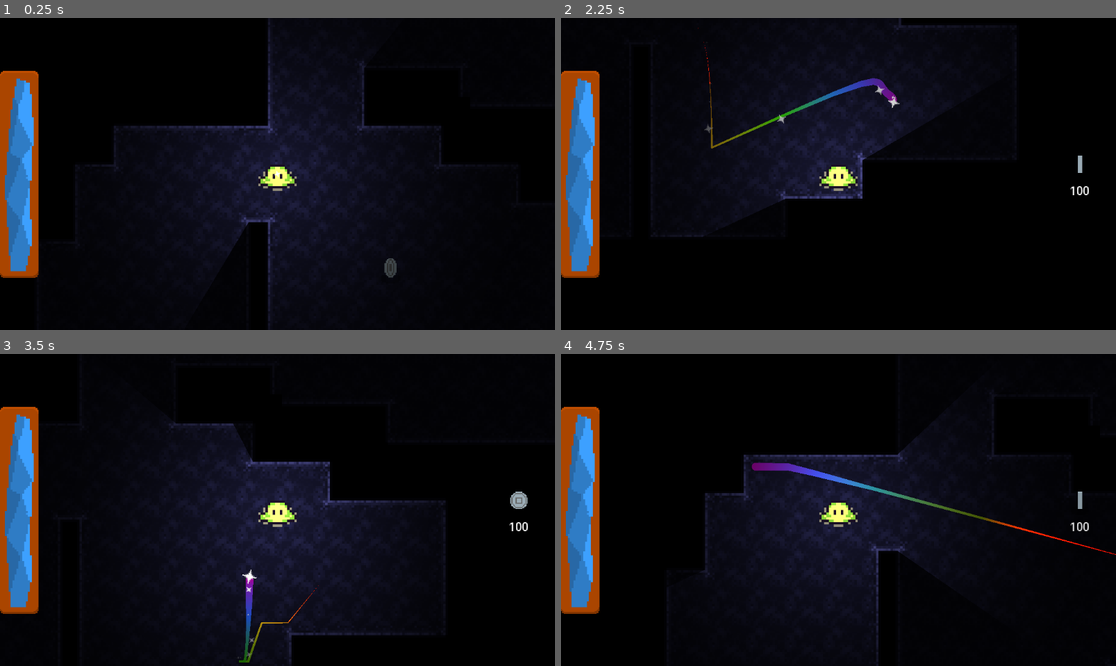
Above: before the commit, frames 1-4 (two rows, left to right).
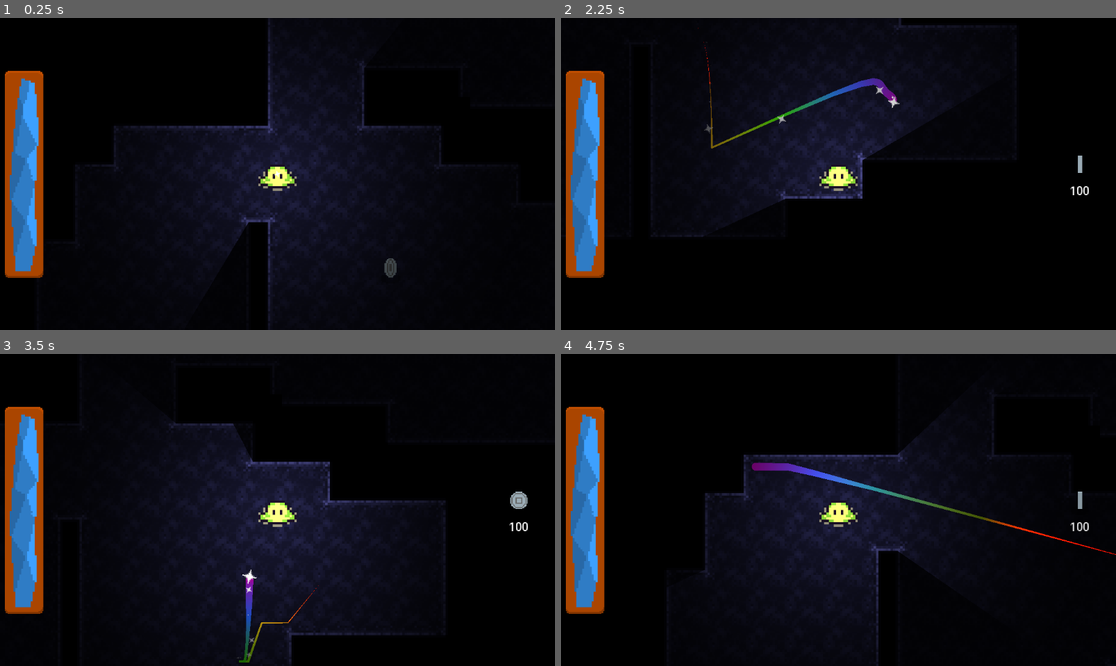
Above: after the commit, the same moments.

Repository: 10Goody12/Light-Based-Dungeon-Crawler
Game: Godot game, scene res://Scenes/main.tscn
Two runs of this game, one before a commit and one after it. Both use one fixed random seed, a clock stepped at 60 frames per second and the inputs below.
Inputs (mouse positions are in pixels of both pictures, inside the frame that each line leads up to):
- Up to frame 1 (0.25 s): no input
- Up to frame 2 (2.25 s): tap Enter at 0.5 s; move the mouse to (1077, 180) at 0.52 s; hold D (move_right) 0.53-1.28 s; move the mouse to (727, 189) at 1.27 s; hold S (move_down) 1.28-2.03 s; move the mouse to (894, 105) at 2.02 s; hold D (move_right) from 2.03 s (still down)
- Up to frame 3 (3.5 s): move the mouse to (249, 572) at 2.77 s; release D (move_right) at 2.78 s; hold W (move_up) from 2.78 s (still down)
- Up to frame 4 (4.75 s): move the mouse to (1005, 556) at 3.52 s; release W (move_up) at 3.53 s; hold A (move_left) from 3.53 s (still down); move the mouse to (672, 463) at 4.27 s

The runs differ from the first frame. In frame 1, 3.1% of the frame differs, in the area x 0-8%, y 16-84%; in frame 2, 3.2%, in the area x 0-61%, y 16-84%; in frame 3, 3.1%; in frame 4, 3.1%.

Commit message:
Lightsword offscreen snapping fixed and cleaned up. Minor code warnings cleared up. Lightsword particles' rotation values cleaned up.

Diff:
--- a/Scenes/CursorCombat/light_sword.tscn
+++ b/Scenes/CursorCombat/light_sword.tscn
@@ -18,10 +18,12 @@
 [sub_resource type="CircleShape2D" id="CircleShape2D_fjwkt"]
 radius = 1.0
 
-[sub_resource type="Curve" id="Curve_1jnj3"]
-_limits = [-360.0, 360.0, 0.0, 1.0]
-_data = [Vector2(0, 1), 0.0, 0.0, 0, 0, Vector2(1, 4.04498), 0.0, 0.0, 0, 0]
+[sub_resource type="Curve" id="Curve_6v1wn"]
+_limits = [-1.0, 1.0, 0.0, 1.0]
+_data = [Vector2(0, -1), 0.0, 2.0, 0, 1, Vector2(1, 1), 2.0, 0.0, 1, 0]
 point_count = 2
+metadata/_snap_enabled = true
+metadata/_snap_count = 2
 
 [sub_resource type="Curve" id="Curve_arakq"]
 _data = [Vector2(0, 0.617978), 0.0, 0.0, 0, 0, Vector2(0.159091, 0.786517), 0.0, 0.0, 0, 0, Vector2(1, 0), 0.0, 0.0, 0, 0]
@@ -90,7 +92,7 @@
 initial_velocity_max = 5.0
 angle_min = -180.0
 angle_max = 180.0
-angle_curve = SubResource("Curve_1jnj3")
+angle_curve = SubResource("Curve_6v1wn")
 scale_amount_min = 0.05
 scale_amount_max = 0.4
 scale_amount_curve = SubResource("Curve_arakq")
--- a/Scenes/GUI/healthbar.tscn
+++ b/Scenes/GUI/healthbar.tscn
@@ -34,6 +34,7 @@
 anchors_preset = 4
 anchor_top = 0.5
 anchor_bottom = 0.5
+offset_right = 50.0
 grow_vertical = 2
 scale = Vector2(2, 2)
 script = ExtResource("1_ns7pb")
@@ -41,12 +42,16 @@
 [node name="NinePatchRect" type="NinePatchRect" parent="."]
 light_mask = 0
 layout_mode = 1
-anchors_preset = 4
+anchors_preset = 8
+anchor_left = 0.5
 anchor_top = 0.5
+anchor_right = 0.5
 anchor_bottom = 0.5
+offset_left = -20.0
 offset_top = -107.5
-offset_right = 40.0
+offset_right = 20.0
 offset_bottom = 107.5
+grow_horizontal = 2
 grow_vertical = 2
 texture = ExtResource("1_nhxoe")
 patch_margin_left = 16
--- a/Scripts/cursor_trail.gd
+++ b/Scripts/cursor_trail.gd
@@ -9,9 +9,18 @@
 
 @onready var lightsword = get_tree().get_first_node_in_group("LightSword")
 
-#func set_time_left(in_time):
-	#time_left = in_time
-	#max_lifetime = in_time
+var is_paused : bool = false
+
+func pause_trail():
+	is_paused = true
+	print("Drawing of the cursor trail has been paused!")
+
+func unpause_trail():
+	is_paused = false
+	print("Drawing of the cursor trail has been unpaused!")
+
+func wipe_trail():
+	points = []
 
 func set_max_line_points(in_num):
 	max_line_points = in_num
@@ -27,10 +36,13 @@
 		if not is_rainbow:
 			gradient = null
 
-func _physics_process(delta: float) -> void:
-	draw_trail(lightsword.get_global_position(), 5.0, true, true, 50)
+func _physics_process(_delta: float) -> void:
+	if not is_paused:
+		draw_trail(lightsword.get_global_position(), 5.0, true, true, 50)
+	else:
+		print("Drawing of the cursor trail is paused, so the trail was not drawn.")
 
-func _process(delta: float) -> void:
+func _process(_delta: float) -> void:
 	#var alpha_per_second = 255 / max_lifetime
 	#if time_left <= 0:
 		#queue_free()
--- a/Scripts/light_sword.gd
+++ b/Scripts/light_sword.gd
@@ -21,7 +21,7 @@
 #func _ready() -> void:
 	#trail = $CursorTrail
 
-func get_cursor_move_data(delta: float):
+func get_cursor_move_data(_delta: float):
 	#var cursor_diff_vec = get_position_delta()
 	#direction_angle = atan2(cursor_diff_vec.y, cursor_diff_vec.x)
 	#cursor_speed = cursor_diff_vec.length() / delta
@@ -82,6 +82,27 @@
 		#print("Mouse entered window")
 		is_mouse_inside = true
 
+#func _physics_process(delta: float) -> void:
+	#if get_global_transform_with_canvas().origin <= Vector2(0,0) or get_global_transform_with_canvas().origin >= Vector2(DisplayServer.window_get_size()):
+		##trail.pause_trail()
+		#position = player.position
+		#trail.wipe_trail()
+		##trail.unpause_trail()
+		#print("Keep your cursor with you!")
+
+func _physics_process(delta: float) -> void:
+	var viewport_pos: Vector2 = get_global_transform_with_canvas().origin
+	var vp_rect: Rect2 = get_viewport_rect()
+
+	# Optional: shrink a bit to avoid flickering on the exact border
+	const MARGIN := -50.0
+	vp_rect = vp_rect.grow(-MARGIN)
+
+	if not vp_rect.has_point(viewport_pos):
+		position = get_global_mouse_position()
+		trail.wipe_trail()
+		print("Keep your cursor with you!")
+
 func _process(delta: float) -> void:
 	data = get_cursor_move_data(delta)
 
@@ -102,10 +123,6 @@
 		velocity = Vector2(0,0)
 
 	move_and_slide()
-
-	if get_global_transform_with_canvas().origin <= Vector2(0,0) or get_global_transform_with_canvas().origin >= Vector2(DisplayServer.window_get_size()):
-		position = player.position
-		print("Keep your cursor with you!")
 
 	#position = position.lerp(get_global_mouse_position(), 1.0)
 
--- a/Scripts/sound.gd
+++ b/Scripts/sound.gd
@@ -29,15 +29,15 @@
 	player.play()
 	return player
 
-func play_random_hit(random_amplitude = 0):
+func play_random_hit(random_amplitude = 0.0):
 	if hit_sound_names.size() > 0:
 		var random_file = hit_sound_names.pick_random()
-		var player = play(random_file, 30)
-		player.pitch_scale *= randf_range(1 - random_amplitude, 1 + random_amplitude)
+		play(random_file, 30.0, random_amplitude)
+		#player.pitch_scale *= randf_range(1.0 - random_amplitude, 1.0 + random_amplitude)
 	else:
 		print("No hit sounds found to play!")
 
 func play_death_sound(in_type):
 	if in_type == 0:
 		# Splat
-		play("res://SFX/DeathNoises/splat_death.wav", 30, 0.5)
+		play("res://SFX/DeathNoises/splat_death.wav", 30.0, 0.5)
--- a/Scripts/test_enemy.gd
+++ b/Scripts/test_enemy.gd
@@ -70,8 +70,9 @@
 	var coin_scene = load("res://Scenes/Drops/coin.tscn")
 	var new_coin = coin_scene.instantiate()
 	new_coin.position = position
-	get_tree().get_root().add_child(new_coin)
 	new_coin.name = "Coin"
+
+	get_tree().get_root().call_deferred("add_child", new_coin)
 
 	Sound.play_random_hit(0.3)
 	Sound.play_death_sound(0) # Splat sound
@@ -146,10 +147,6 @@
 
 ####
 
-func _ready() -> void:
-	push_warning("Damage flickering augmented with halved alpha for damaged enemies. It was thought that doing this would A) let the player know which mobs had been attacked more clearly, and B) it was theorized to be useful when fighting many many mobs, potentially making it easier to know when you've missed a mob, or 'missed a spot.' Reconsider in future.")
-
-
 func _process(delta: float) -> void:
 	if was_damaged:
 		damage_flicker_counter += delta
@@ -167,7 +164,7 @@
 	#adjust_flicker()
 
 
-func _physics_process(delta):
+func _physics_process(_delta):
 	get_desired_direction()
 
 	if has_proximity_aggro:
--- /dev/null
+++ b/init.gd
@@ -0,0 +1,4 @@
+extends Node
+
+func _ready() -> void:
+	push_warning("IN test_enemy.gd => Damage flickering augmented with halved alpha for damaged enemies. It was thought that doing this would A) let the player know which mobs had been attacked more clearly, and B) it was theorized to be useful when fighting many many mobs, potentially making it easier to know when you've missed a mob, or 'missed a spot.' Reconsider in future.")
--- a/project.godot
+++ b/project.godot
@@ -20,6 +20,7 @@
 LightSword="*res://Scripts/light_sword.gd"
 Sound="*res://Scripts/sound.gd"
 ShakeManager="*res://Scripts/shake_manager.gd"
+Init="*res://init.gd"
 
 [file_customization]
 
Not shown, added: init.gd.uid
